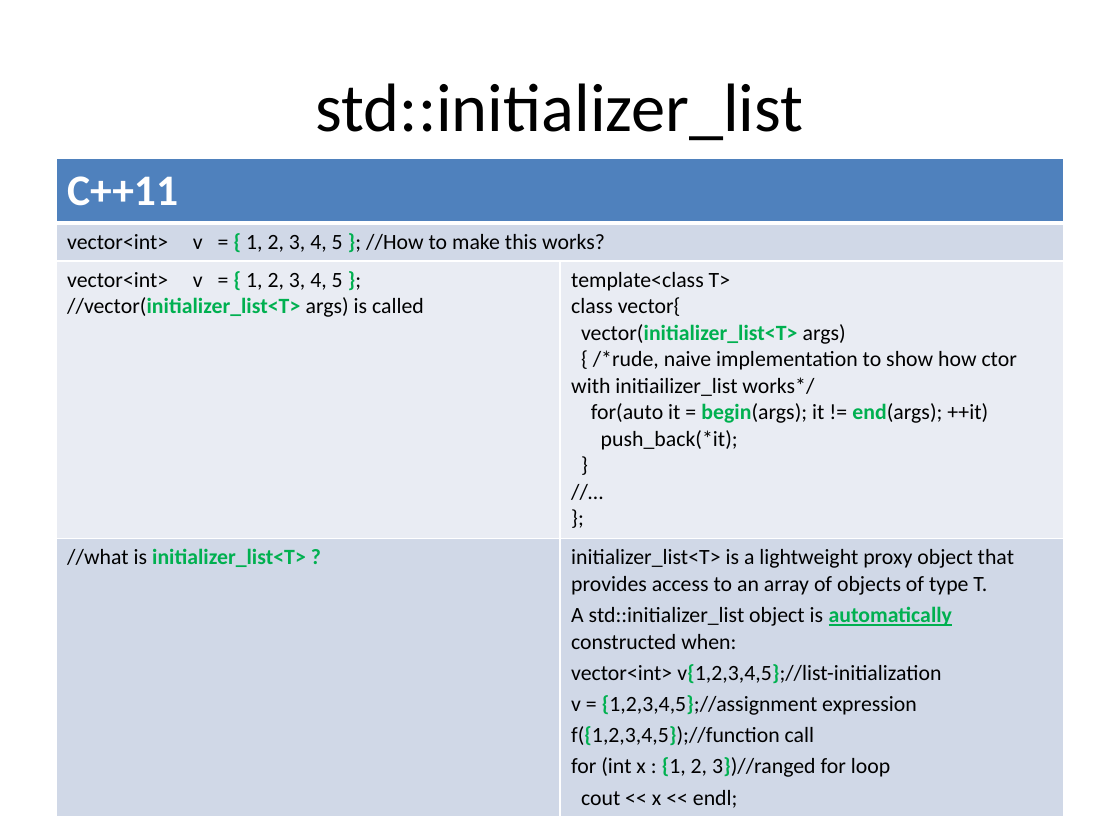
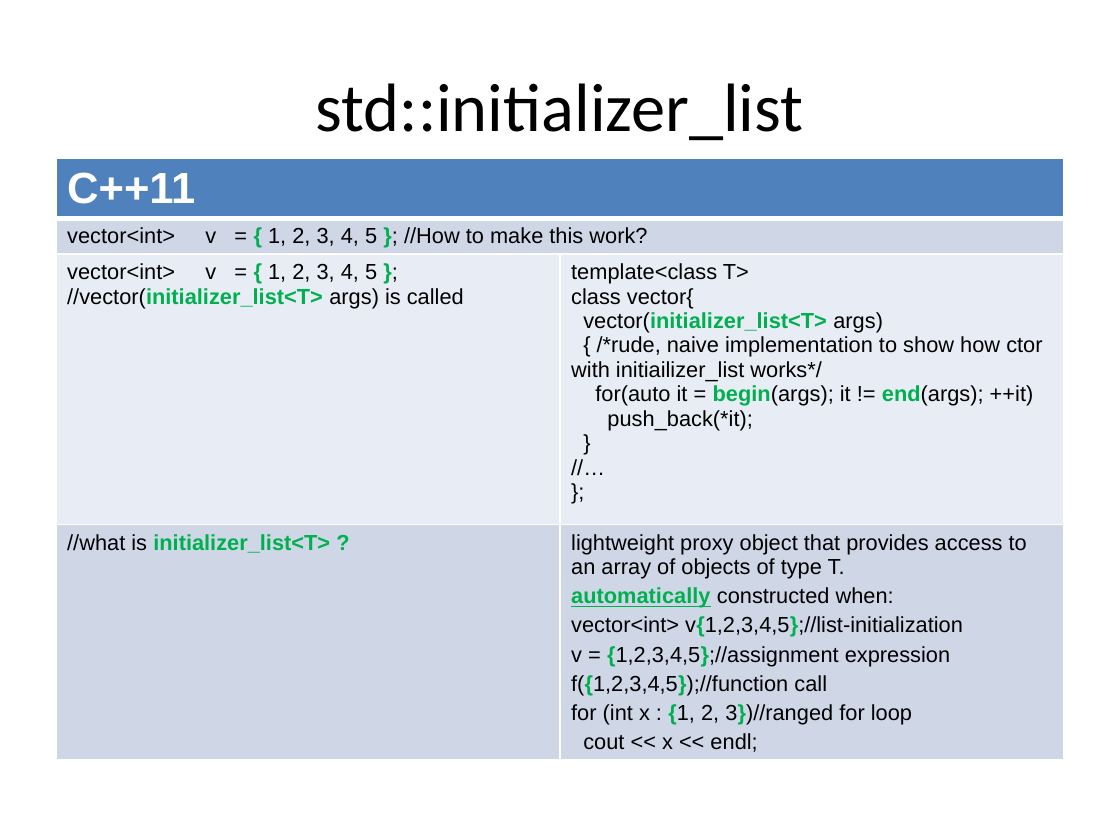
Before and after one commit to xtofl/cpp11training, a slide deck: slide 11 of slides/1.coreextensions-c11-121213071023-phpapp02-reordered.pptx (slide 48 before the commit). Drawn at 1120x840 pixels with LibreOffice and Linux fonts; fonts in the diff are those of the drawing. Boxes give left, top, right and bottom in pixels: in the first picture for what was removed or moved away, otherwise in the second. Text is boxed around its words. In the diff, an @@ line names an element or a change of style, - is before the commit and + after.

```diff
--- a/slides/1.coreextensions-c11-121213071023-phpapp02-reordered.pptx
+++ b/slides/1.coreextensions-c11-121213071023-phpapp02-reordered.pptx
@@ table at bbox=[56, 159, 1064, 756] @@
-row 2, column 1: vector<int> v = { 1, 2, 3, 4, 5 }; //How to make this works?
+row 2, column 1: vector<int> v = { 1, 2, 3, 4, 5 }; //How to make this work?
-row 4, column 2: initializer_list<T> is a lightweight proxy object that provides access to an array of objects of type T. / A std::initializer_list object is automatically constructed when: / vector<int> v{1,2,3,4,5};//list-initialization / v = {1,2,3,4,5};//assignment expression / f({1,2,3,4,5});//function call / for (int x : {1, 2, 3})//ranged for loop / cout << x << endl;
+row 4, column 2: lightweight proxy object that provides access to an array of objects of type T. / automatically constructed when: / vector<int> v{1,2,3,4,5};//list-initialization / v = {1,2,3,4,5};//assignment expression / f({1,2,3,4,5});//function call / for (int x : {1, 2, 3})//ranged for loop / cout << x << endl;
@@ fill #D0D8E8 to #CFD7E7 in 3 cells @@
@@ fill #E9EDF4 to #E8ECF4 in row 3 @@
@@ font Calibri to Arial in "C++11", "vector<int> v = { 1, 2, 3, ...", "template<class T>", "class vector{" and 6 more places @@
@@ less space between paragraphs @@
```
Also in this commit, not shown: 46 other slides changed, 5 slides added, 5 slides removed, 1 other file.
